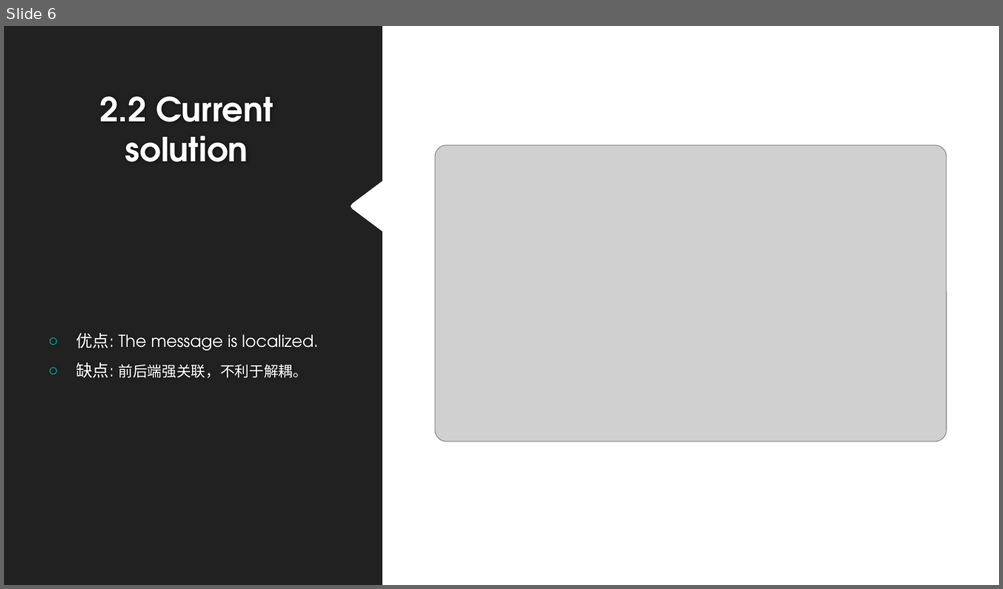
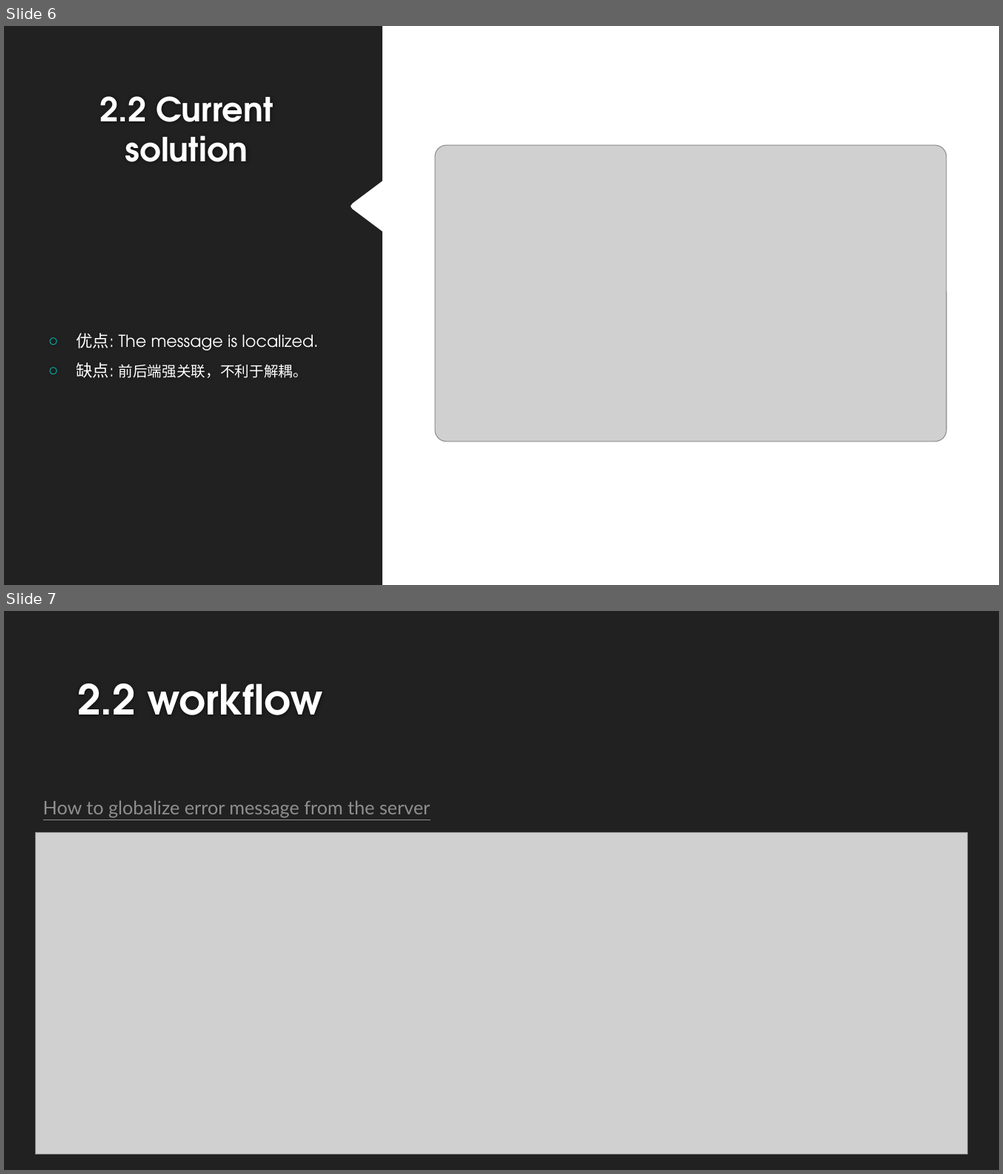
Before and after one commit to langxing6/server_i18n, a slide deck: server i18n.pptx. Shown one above the other, each under a label of ours: slide 6 before the commit, slides 6 and 7 after it. The pictures are 1003x589 and 1003x1174 pixels, drawn with LibreOffice and Linux fonts; fonts in the diff are those of the drawing; grey boxes stand for pictures; background and template pictures are left out. Boxes give left, top, right and bottom in pixels: in the first picture for what was removed or moved away, otherwise in the second. Text is boxed around its words. In the diff, an @@ line names an element or a change of style, - is before the commit and + after.

```diff
--- a/server i18n.pptx
+++ b/server i18n.pptx
@@ slide 7 added at (x1=4, y1=611, x2=999, y2=1170), background #212121 @@
@@ title added at (x1=77, y1=684, x2=323, y2=715), 40 pt, text #FFFFFF, bold @@
+2.2 workflow
@@ text added at (x1=43, y1=800, x2=430, y2=818), 18 pt, text #8F8F8F, underline @@
+How to globalize error message from the server
@@ picture added at (x1=36, y1=832, x2=967, y2=1155) @@
```
Also in this commit, not shown: 5 slides changed, 5 other slides added, 5 slides removed, 6 other files.
